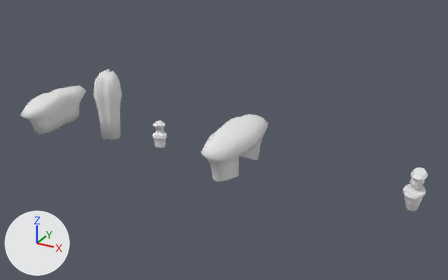
The glTF model assets/models/rocks.gltf: old version first, new version second.
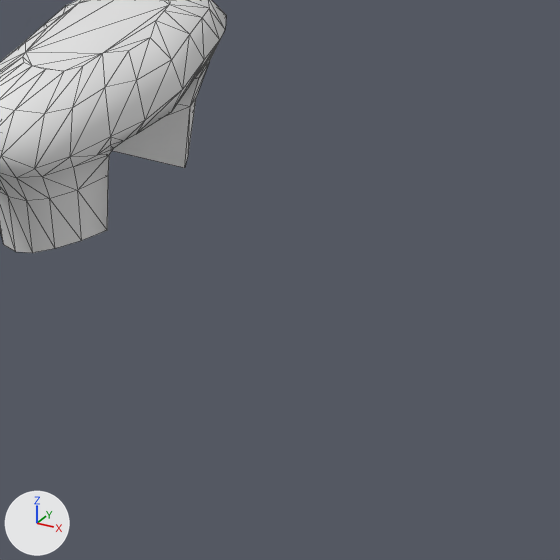
There are two pictures of each version: one whole from a 50 mm lens placed at (273.0, -727.0, 394.0), pointed at (-130.0, 6.0, 28.0), one close up on the part from 47% to 78% of the width and 43% to 92% of the height. Every picture has the same lights, and +X, +Y and +Z are marked at lower left. The close-ups show mesh edges as thin lines.

Script lines for the objects in view, before the commit:
```python
me_cylinder_003 = bpy.data.meshes.new('Cylinder.003')
me_cylinder_003.from_pydata(...)  # 146 vertices, 274 faces; spans x -25.0..34.0, y -80.0..79.0, z -6.0..59.0
me_cylinder_003.materials.append(mat_erodedsmoothrock)  # its picture is missing
ob_rock_003 = bpy.data.objects.new('Rock.003', me_cylinder_003)
ob_rock_003.location = (-108.1, 0.0, 0.0)
```
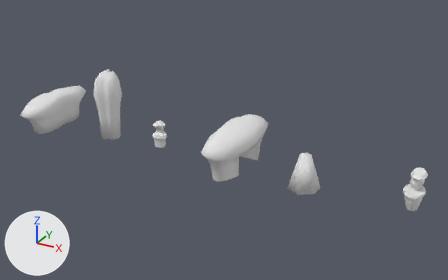
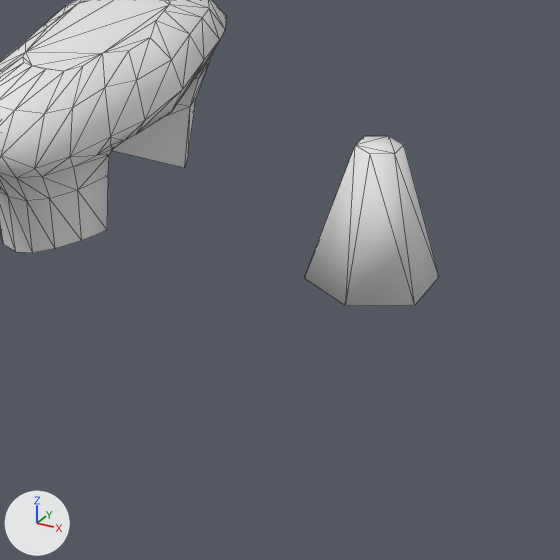
Where the newer file only moved an object's origin or applied its transform, the numbers keep the older frame.

Where the change shows, as pixel boxes [x1, y1, x2, y2] in the close-ups (560 x 560 px):
'Cone', added
    after: [304, 136, 439, 306]

Edits to the bpy script that builds the scene:
```text
Add me_cylinder_004:
    me_cylinder_004.from_pydata(...)  # a 6-sided cut cone along z (radius 23.4 at the low end, 8.2 at the high end) spanning x -20.2..20.2, y -23.3..23.3, z -15.0..35.2
    me_cylinder_004.materials.append(mat_erodedsmoothrock)  # its picture is missing
Add ob_cone:
    ob_cone = bpy.data.objects.new('Cone', me_cylinder_004)
    ob_cone.location = (0.0, 0.0, 0.0)
```
